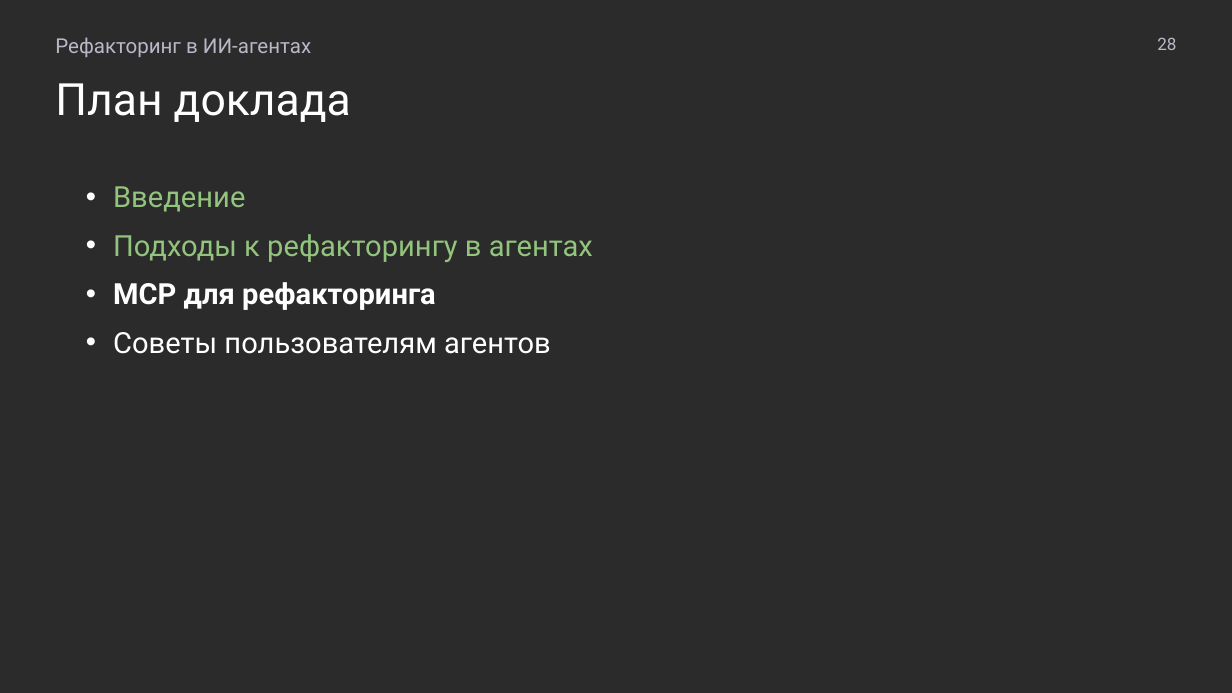
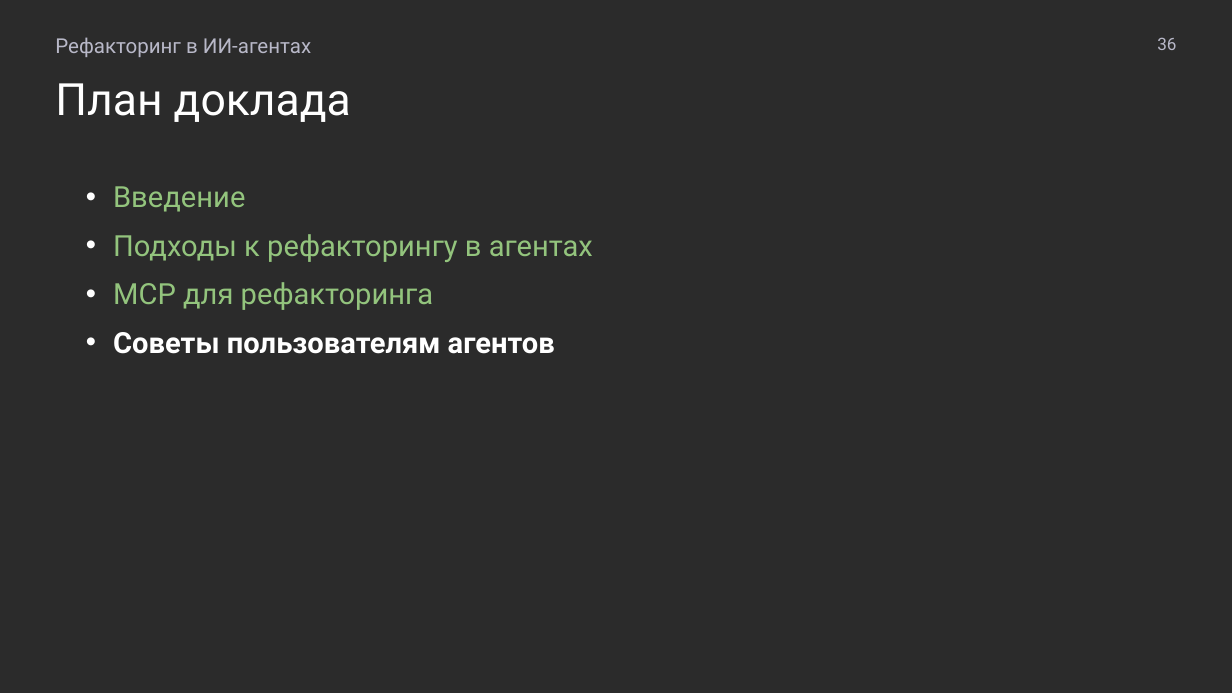
Before and after one commit to MchKosticyn/ide-refactoring-in-ai-agents, a slide deck: slide 36 of Доклад_ Рефакторинг в ИИ-агентах.pptx (slide 28 before the commit). Drawn at 1232x693 pixels with LibreOffice and Linux fonts; fonts in the diff are those of the drawing; background and template pictures are left out; a plain dark background stands for a picture behind light text. Boxes give left, top, right and bottom in pixels: in the first picture for what was removed or moved away, otherwise in the second. Text is boxed around its words. In the diff, an @@ line names an element or a change of style, - is before the commit and + after.

```diff
--- a/Доклад_ Рефакторинг в ИИ-агентах.pptx
+++ b/Доклад_ Рефакторинг в ИИ-агентах.pptx
@@ text at (1157, 37, 1176, 50): text changed @@
-28
+36
@@ text at (113, 282, 555, 354): text colour #FFFFFF to #93C47D, bold off in "MCP для рефакторинга"; bold on in "Советы пользователям агентов" @@
```
Also in this commit, not shown: 20 other slides changed, 18 slides added, 12 slides removed, 2 other files.
